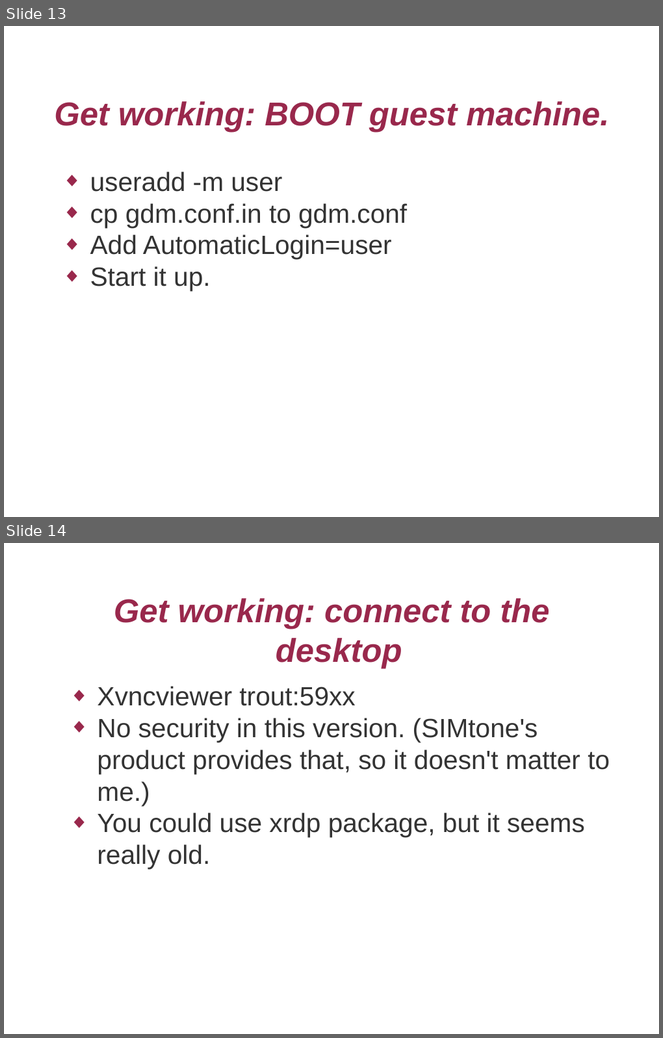
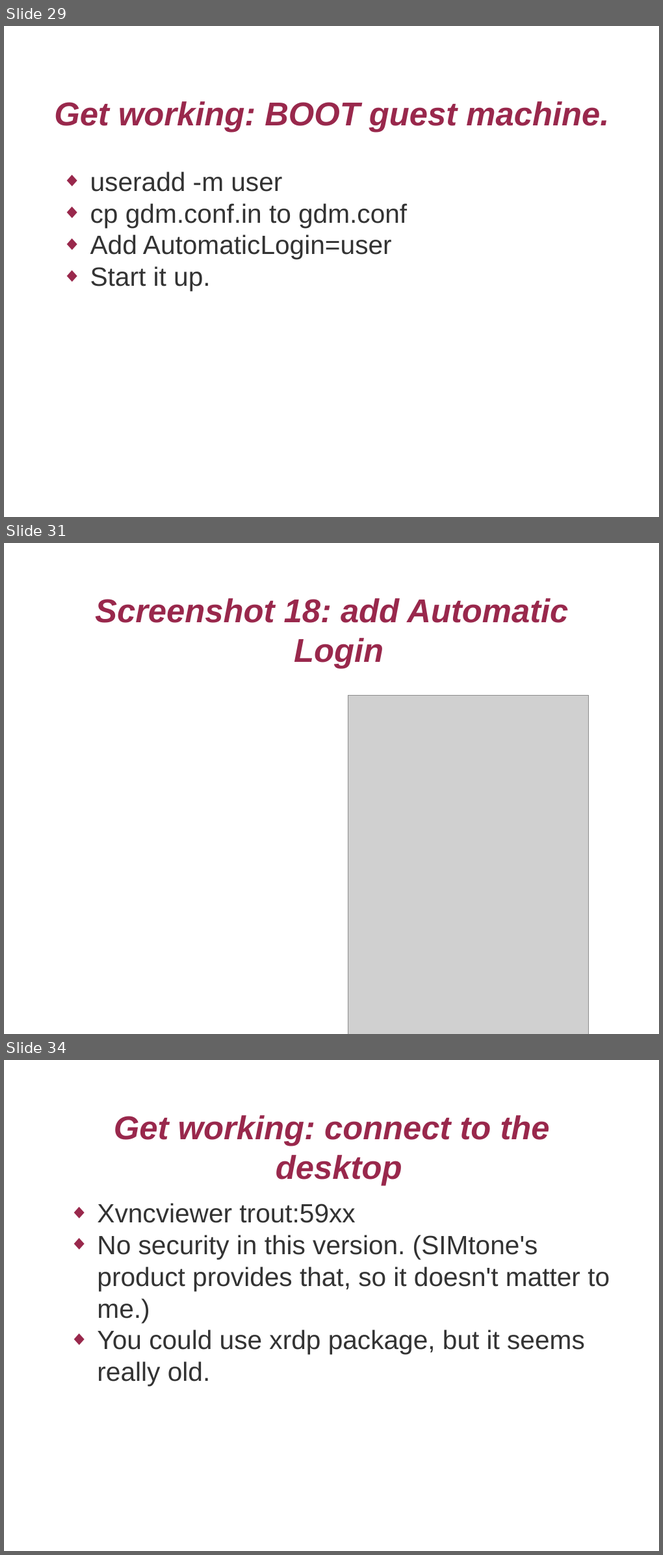
Before and after one commit to mcr/ols2009-campus-desktop, a slide deck: campusdesktop.odp. Shown one above the other, each under a label of ours: slides 13 and 14 before the commit, slides 29, 31 and 34 after it; the slides between them are not shown. The pictures are 663x1038 and 663x1555 pixels, drawn with LibreOffice and Linux fonts; fonts in the diff are those of the drawing; grey boxes stand for pictures; background and template pictures are left out. Boxes give left, top, right and bottom in pixels: in the first picture for what was removed or moved away, otherwise in the second. Text is boxed around its words. In the diff, an @@ line names an element or a change of style, - is before the commit and + after.

```diff
--- a/campusdesktop.odp
+++ b/campusdesktop.odp
@@ slide 31 added at bbox=[4, 543, 659, 1034], background picture (left out) @@
@@ title added at bbox=[95, 598, 568, 669], 40 pt, text #99284C, bold, italic @@
+Screenshot 18: add Automatic Login
@@ picture added at bbox=[348, 695, 589, 1034] @@
@@ what was slide 13 is now slide 29 @@
@@ what was slide 14 is now slide 34 @@
```
Also in this commit, not shown: 4 slides changed, 26 other slides added, 2 slides removed, 3 other files.
